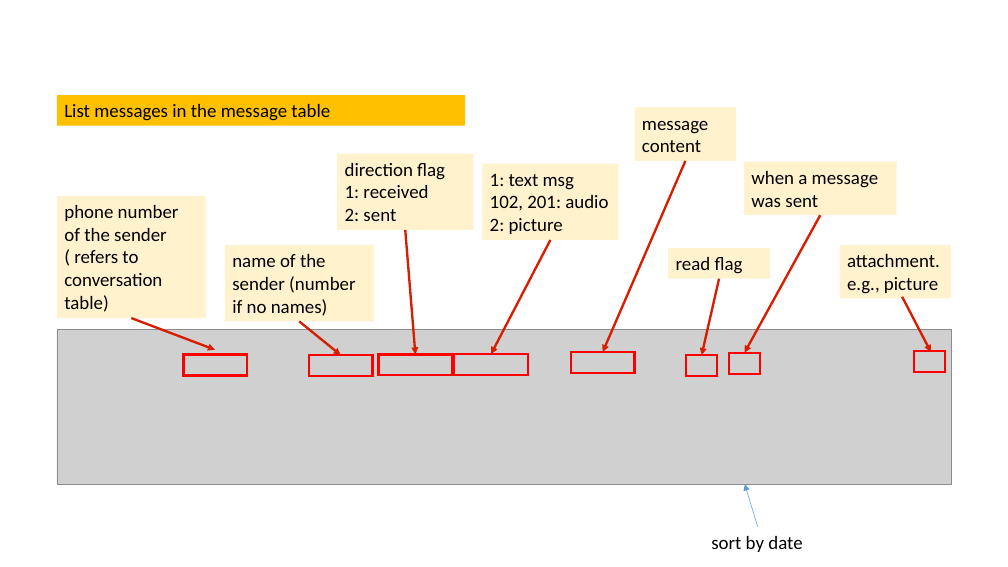
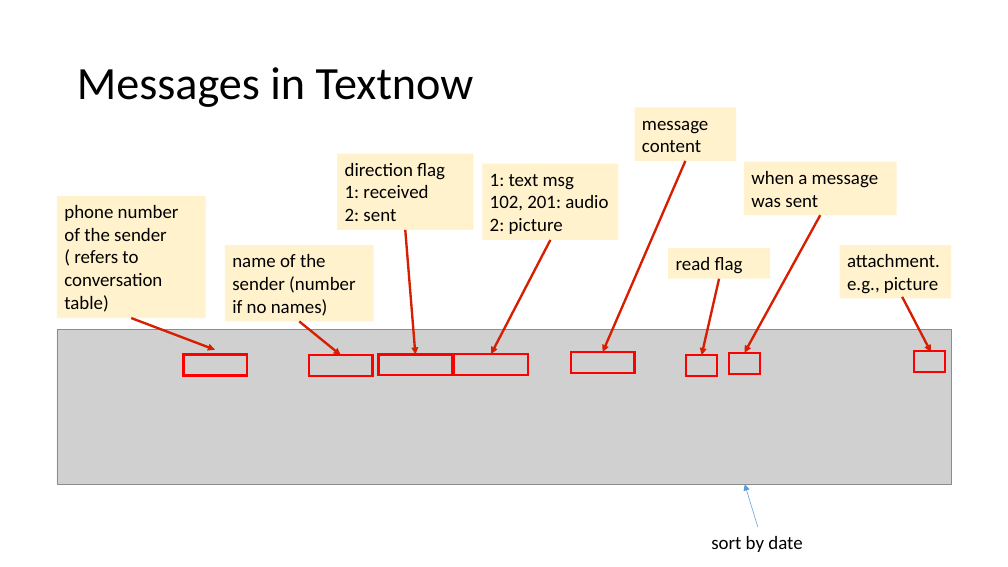
Before and after one commit to frankwxu/digital-forensics-lab, a slide deck: slide 18 of Android10/5_3_2_Third_Party_App_Investigation _textnow.pptx (slide 13 before the commit). Drawn at 1008x567 pixels with LibreOffice and Linux fonts; fonts in the diff are those of the drawing; grey boxes stand for pictures; background and template pictures are left out. Boxes give left, top, right and bottom in pixels: in the first picture for what was removed or moved away, otherwise in the second. Text is boxed around its words. In the diff, an @@ line names an element or a change of style, - is before the commit and + after.

```diff
--- a/Android10/5_3_2_Third_Party_App_Investigation _textnow.pptx
+++ b/Android10/5_3_2_Third_Party_App_Investigation _textnow.pptx
@@ title added at [77,67,474,107], 44 pt, text #000000 @@
+Messages in Textnow
@@ rectangle removed at [57,95,465,126] @@
-List messages in the message table
```
Also in this commit, not shown: 9 other slides changed, 7 slides added, 2 slides removed, 2 other files.
